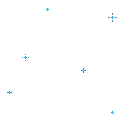
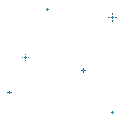
Revision of a layered 128x128 image; what changed, layer by layer:
painted on "Paint Layer 1" over [7, 8, 117, 114]
